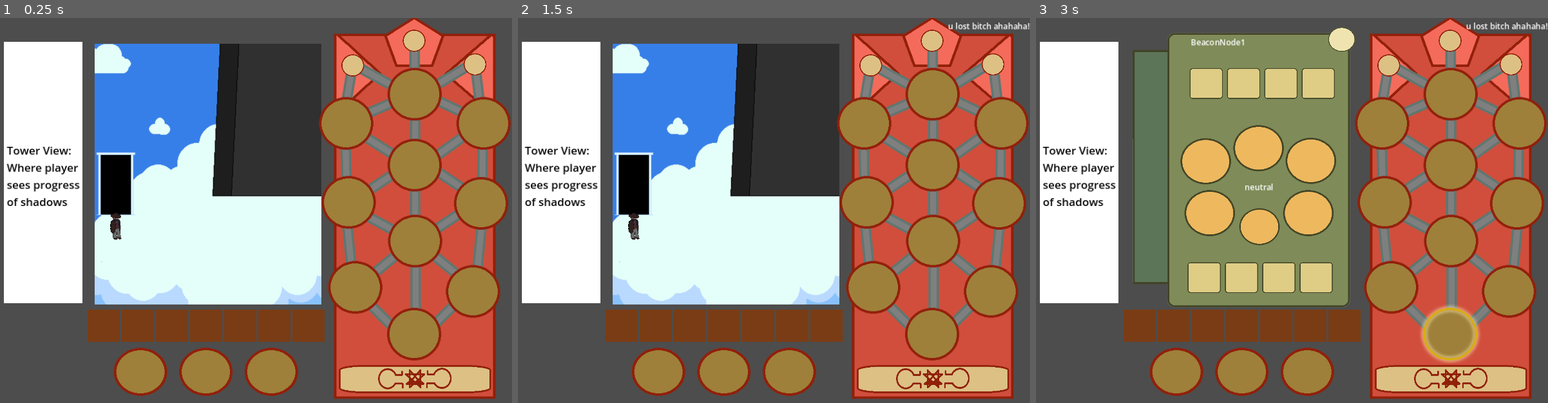
Above: before the commit, frames 1-3 (left to right).
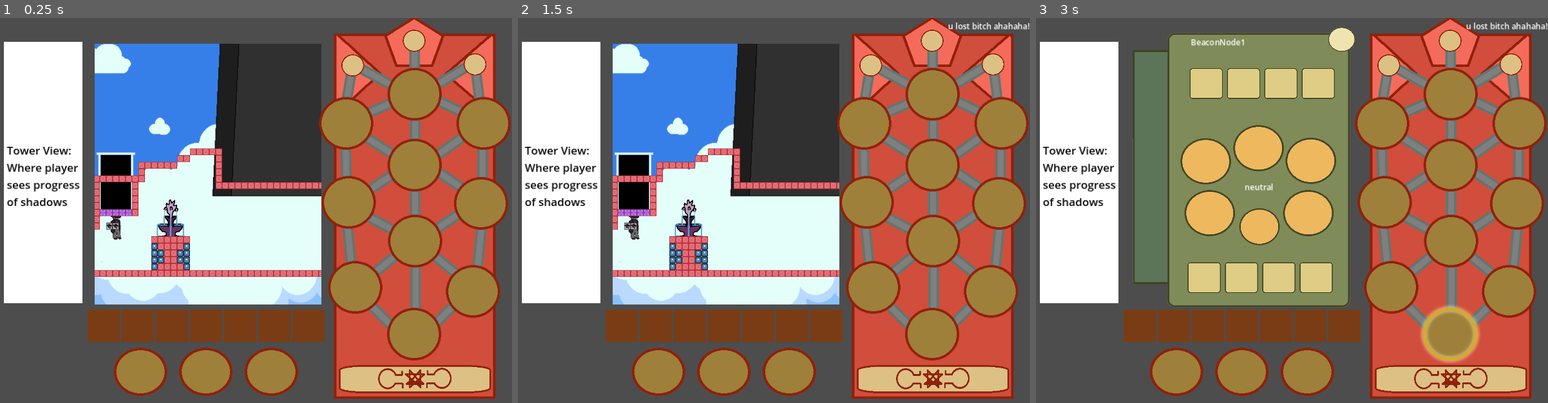
Above: after the commit, the same moments.

Repository: mccajd/Quintessential
Game: Godot game, scene res://Levels/beacon_puzzle_main.tscn
Two runs of this game, one before a commit and one after it. Both use one fixed random seed, a clock stepped at 60 frames per second and the inputs below. The engine's default icon, where the game draws it, is replaced by a stand-in: a white triangle on a blue panel in a dark square.
Inputs (mouse positions are in pixels of both pictures, inside the frame that each line leads up to):
- Up to frame 1 (0.25 s): no input
- Up to frame 2 (1.5 s): click (932, 379) at 0.5 s; click (932, 379) at 1.25 s
- Up to frame 3 (3 s): click (1450, 379) at 2 s; tap Enter at 2.75 s; move the mouse to (1450, 333) at 2.77 s; press the mouse at (1450, 333) at 2.78 s

The runs differ from the first frame. In frame 1, 3.1% of the frame differs, in the area x 18-63%, y 33-68%; in frame 2, 3.1%; in frame 3, nothing differs.

Commit message:
Ensure player can collide with interactable

Diff:
--- a/Levels/cloud_room.tscn
+++ b/Levels/cloud_room.tscn
@@ -9,12 +9,11 @@
 script = ExtResource("1_ag08v")
 
 [node name="TileMap" parent="." instance=ExtResource("3_n6c04")]
-visible = false
-z_index = 1
+z_index = 10
 layer_0/tile_data = PackedInt32Array(917513, 196611, 0, 917512, 196611, 0)
-layer_3/tile_data = PackedInt32Array(1114129, 65537, 0, 1114130, 65537, 0)
-layer_4/tile_data = PackedInt32Array(786438, 131075, 0, 8519 …(4247 unchanged characters)…  0, 393297, 131075, 0, 393298, 131075, 0)
-layer_5/tile_data = PackedInt32Array(786439, 1, 0, 786440, 1, 0, 786441, 1, 0, 786442, 1, 0)
+layer_3/tile_data = PackedInt32Array(1310735, 65539, 0, 1245199, 65539, 0, 1245200, 65539, 0, 1179664, 65539, 0, 1179663, 65539, 0, 1114127, 65539, 0, 1179667, 65539, 0, 1245203, 65539, 0, 1179668, 65539, 0, 1245204, 65539, 0, 1310740, 65539, 0, 1114132, 65539, 0)
+layer_4/tile_data = PackedInt32Array(786438, 131075, 0, 8519 …(4247 unchanged characters)…  0, 393297, 131075, 0, 393298, 131075, 0, 1310736, 131075, 0, 1310737, 131075, 0, 1310738, 131075, 0, 1310739, 131075, 0, 1245201, 131075, 0, 1245202, 131075, 0, 1179665, 131075, 0, 1179666, 131075, 0, 1114128, 131075, 0, 1114129, 131075, 0, 1114130, 131075, 0, 1114131, 131075, 0, 1048591, 131075, 0, 1048592, 131075, 0, 1048593, 131075, 0, 1048594, 131075, 0, 1048595, 131075, 0, 1048596, 131075, 0)
+layer_5/tile_data = PackedInt32Array(786443, 3, 0, 786442, 3, 0, 786441, 3, 0, 786440, 3, 0, 786439, 3, 0)
 
 [node name="Background" type="TextureRect" parent="."]
 offset_left = 8.0
@@ -25,10 +24,9 @@
 texture = ExtResource("1_8imwt")
 
 [node name="FountainTexture" type="TextureRect" parent="."]
-visible = false
 z_index = 1
-offset_left = 213.0
-offset_top = 176.0
-offset_right = 308.0
-offset_bottom = 337.0
+offset_left = 241.0
+offset_top = 169.0
+offset_right = 336.0
+offset_bottom = 330.0
 texture = ExtResource("4_jv7n0")
--- a/Scenes/interactable.tscn
+++ b/Scenes/interactable.tscn
@@ -8,12 +8,13 @@
 
 [node name="Interactable" type="Area2D"]
 collision_layer = 2
-collision_mask = 4
+collision_mask = 2
 script = ExtResource("1_2pi6m")
 
 [node name="CollisionShape2D" type="CollisionShape2D" parent="."]
+scale = Vector2(0.25, 0.25)
 shape = SubResource("RectangleShape2D_opb2f")
 
 [node name="TileMap" type="Sprite2D" parent="."]
-scale = Vector2(0.5, 0.5)
+scale = Vector2(0.125, 0.125)
 texture = ExtResource("1_w86ws")
--- a/Scripts/interactable.gd
+++ b/Scripts/interactable.gd
@@ -6,3 +6,7 @@
 
 func update_position(coords:Vector2i):
 	position = coords
+
+
+func _on_body_entered(body):
+	pass # Replace with function body.
--- a/Scripts/interactable_mapper.gd
+++ b/Scripts/interactable_mapper.gd
@@ -7,13 +7,25 @@
 var interactable_scene = preload("res://Scenes/interactable.tscn")
 var half_tile := self.tile_set.tile_size*0.5
 
+signal character_entered
+
 func _ready():
 	replace_tiles()
+
 
 #replace tile with packaged scene that the player can interact with
 func replace_tiles():
 	for tile_pos in get_used_cells(LAYERS.INTERACTABLES):
+		# To know specifically what interactible was hit:
+		# Create a const with coordinate ranges mapped to items
+		# Then get that specific item and set it on interactable.
 		var new_scene : Interactable = interactable_scene.instantiate()
 		new_scene.update_position(map_to_local(tile_pos))
+		new_scene.body_entered.connect(_on_body_entered)
 		add_child(new_scene)
 		erase_cell(LAYERS.INTERACTABLES, tile_pos)
+
+
+func _on_body_entered(body):
+	if body is player:
+		character_entered.emit(self)
